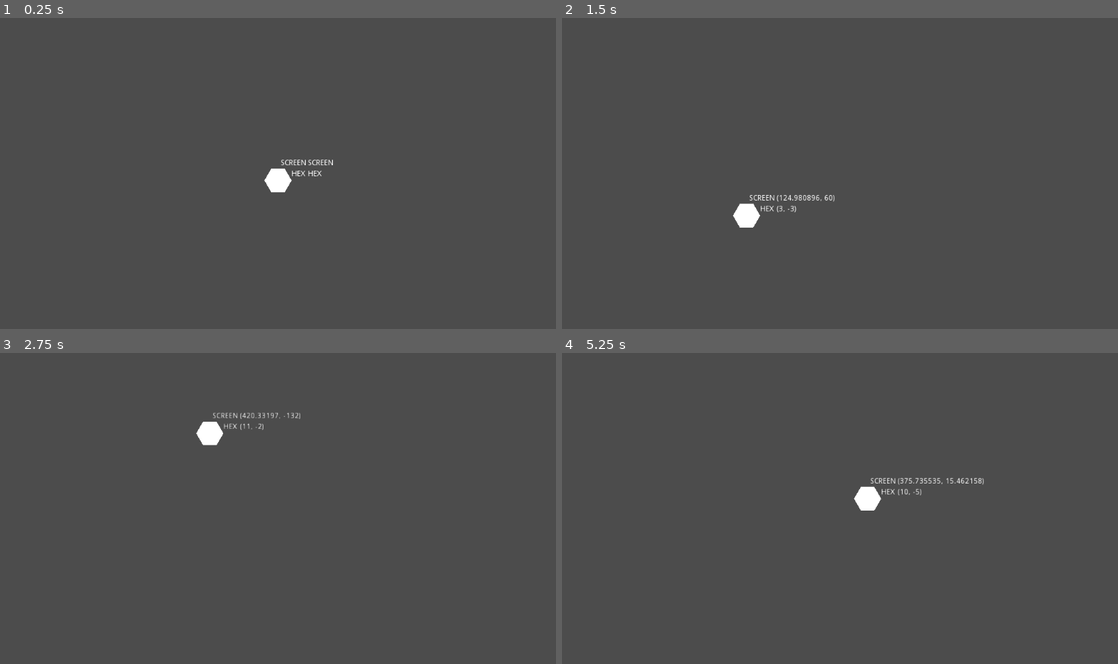
Above: before the commit, frames 1-4 (two rows, left to right).
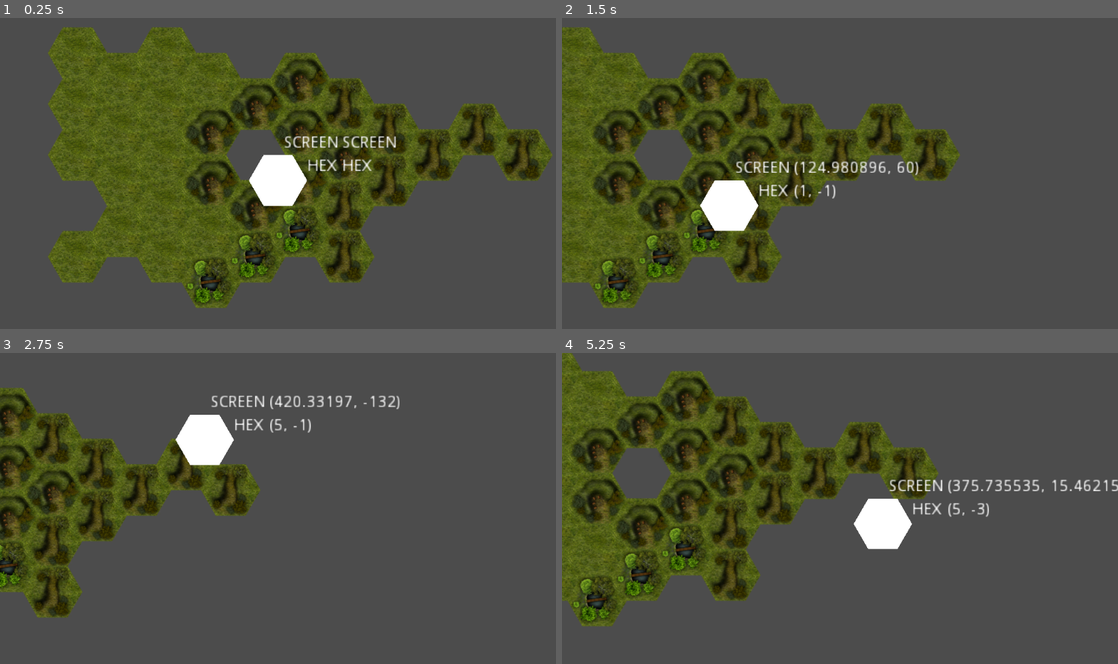
Above: after the commit, the same moments.

Repository: StStep/mutli-hex-battle-godot
Game: Godot game, scene res://demo_2d.tscn
The game is run twice, just before and just after one commit, with the same random seed, the same clock (stepped at 60 frames per second) and the same inputs. This scene is started directly instead of the project's main scene.
Inputs (mouse positions are in pixels of both pictures, inside the frame that each line leads up to):
- Up to frame 1 (0.25 s): no input
- Up to frame 2 (1.5 s): tap Enter at 0.5 s; move the mouse to (962, 164) at 0.52 s; hold Right (ui_right) 0.53-1.25 s; click (962, 164) at 0.67 s; drag from (728, 195) to (812, 245) at 1.27 s
- Up to frame 3 (2.75 s): move the mouse to (333, 443) at 2.02 s; hold Right (ui_right) from 2.03 s (still down)
- Up to frame 4 (5.25 s): release Right (ui_right) at 2.75 s; drag from (812, 580) to (673, 468) at 2.77 s; move the mouse to (1006, 564) at 3.52 s; hold Left (ui_left) 3.53-4.25 s; drag from (673, 468) to (606, 514) at 4.27 s; move the mouse to (867, 514) at 5.02 s; hold Down (ui_down) from 5.03 s (still down); click (867, 514) at 5.17 s

The runs differ from the first frame. In frame 1, 45% of the frame differs, in the area x 8-100%, y 2-94%; in frame 2, 33%; in frame 3, 17%; in frame 4, 32%.

Commit message:
Implemented rough alignement of tileset and hex grid

Diff:
--- a/demo_2d.gd
+++ b/demo_2d.gd
@@ -9,7 +9,7 @@
 
 
 func _ready():
-	HexGrid.hex_scale = Vector2(50, 50)
+	HexGrid.hex_scale = Vector2(107.5, 107.5)
 
 func _unhandled_input(event):
 	if 'position' in event:
--- a/demo_2d.tscn
+++ b/demo_2d.tscn
@@ -1,8 +1,9 @@
-[gd_scene load_steps=5 format=2]
+[gd_scene load_steps=6 format=2]
 
 [ext_resource path="res://demo_2d.gd" type="Script" id=1]
 [ext_resource path="res://addons/carmel4a97.RTS_Camera2D/RTS-Camera2D.gd" type="Script" id=2]
 [ext_resource path="res://addons/carmel4a97.RTS_Camera2D/node_icon.png" type="Texture" id=3]
+[ext_resource path="res://tileset.tres" type="TileSet" id=4]
 
 [sub_resource type="RectangleShape2D" id=1]
 extents = Vector2( 512, 300 )
@@ -18,6 +19,8 @@
 shape = SubResource( 1 )
 
 [node name="Highlight" type="Polygon2D" parent="Area2D"]
+scale = Vector2( 2.15, 2.15 )
+z_index = 1
 polygon = PoolVector2Array( -12.5, 21.6506, 12.5, 21.6506, 25, 0, 12.5, -21.6506, -12.5, -21.6506, -25, 0 )
 
 [node name="Label" type="Label" parent="Area2D/Highlight"]
@@ -26,6 +29,9 @@
 margin_right = 52.0
 margin_bottom = -25.0
 text = "SCREEN"
+__meta__ = {
+"_edit_lock_": true
+}
 
 [node name="AreaCoords" type="Label" parent="Area2D/Highlight"]
 margin_left = 55.0
@@ -33,6 +39,9 @@
 margin_right = 105.0
 margin_bottom = -25.0
 text = "SCREEN"
+__meta__ = {
+"_edit_lock_": true
+}
 
 [node name="Label2" type="Label" parent="Area2D/Highlight"]
 margin_left = 25.0
@@ -40,6 +49,9 @@
 margin_right = 56.0
 margin_bottom = -5.0
 text = "HEX"
+__meta__ = {
+"_edit_lock_": true
+}
 
 [node name="HexCoords" type="Label" parent="Area2D/Highlight"]
 margin_left = 55.0
@@ -47,6 +59,9 @@
 margin_right = 105.0
 margin_bottom = -5.0
 text = "HEX"
+__meta__ = {
+"_edit_lock_": true
+}
 
 [node name="RTS-Camera2D" type="Camera2D" parent="."]
 position = Vector2( 512, 300 )
@@ -55,3 +70,12 @@
 __meta__ = {
 "_editor_icon": ExtResource( 3 )
 }
+
+[node name="TileMap" type="TileMap" parent="."]
+position = Vector2( -3, -46 )
+tile_set = ExtResource( 4 )
+cell_size = Vector2( 82, 94 )
+cell_half_offset = 1
+cell_tile_origin = 1
+format = 1
+tile_data = PoolIntArray( 1, 0, 0, 3, 0, 0, 65537, 0, 0, 65538, 0, 0, 65539, 0, 0, 65540, 0, 0, 65541, 12, 0, 65542, 12, 0, 65543, 13, 0, 131073, 0, 0, 131074, 0, 0, 131075, 0, 0, 131076, 12, 0, 131078, 12, 0, 131079, 12, 0, 131080, 13, 0, 131081, 13, 0, 131082, 13, 0, 131083, 13, 0, 196610, 0, 0, 196611, 0, 0, 196612, 12, 0, 196613, 12, 0, 196614, 12, 0, 196615, 13, 0, 196616, 13, 0, 262145, 0, 0, 262146, 0, 0, 262147, 0, 0, 262148, 0, 0, 262149, 11, 0, 262150, 11, 0, 262151, 13, 0, 327684, 11, 0 )
--- /dev/null
+++ b/tileset.tres
@@ -0,0 +1,239 @@
+[gd_resource type="TileSet" load_steps=27 format=2]
+
+[ext_resource path="res://WWT-01.png" type="Texture" id=1]
+[ext_resource path="res://WWT-02.png" type="Texture" id=2]
+[ext_resource path="res://WWT-11.png" type="Texture" id=3]
+[ext_resource path="res://WWT-12.png" type="Texture" id=4]
+[ext_resource path="res://WWT-13.png" type="Texture" id=5]
+[ext_resource path="res://WWT-14.png" type="Texture" id=6]
+[ext_resource path="res://WWT-15.png" type="Texture" id=7]
+[ext_resource path="res://WWT-16.png" type="Texture" id=8]
+[ext_resource path="res://WWT-17.png" type="Texture" id=9]
+[ext_resource path="res://WWT-18.png" type="Texture" id=10]
+[ext_resource path="res://WWT-19.png" type="Texture" id=11]
+[ext_resource path="res://WWT-20.png" type="Texture" id=12]
+[ext_resource path="res://WWT-03.png" type="Texture" id=13]
+[ext_resource path="res://WWT-21.png" type="Texture" id=14]
+[ext_resource path="res://WWT-22.png" type="Texture" id=15]
+[ext_resource path="res://WWT-23.png" type="Texture" id=16]
+[ext_resource path="res://WWT-24.png" type="Texture" id=17]
+[ext_resource path="res://WWT-25.png" type="Texture" id=18]
+[ext_resource path="res://WWT-26.png" type="Texture" id=19]
+[ext_resource path="res://WWT-04.png" type="Texture" id=20]
+[ext_resource path="res://WWT-05.png" type="Texture" id=21]
+[ext_resource path="res://WWT-06.png" type="Texture" id=22]
+[ext_resource path="res://WWT-07.png" type="Texture" id=23]
+[ext_resource path="res://WWT-08.png" type="Texture" id=24]
+[ext_resource path="res://WWT-09.png" type="Texture" id=25]
+[ext_resource path="res://WWT-10.png" type="Texture" id=26]
+
+[resource]
+
+0/name = "Tile 1"
+0/texture = ExtResource( 1 )
+0/tex_offset = Vector2( 0, 0 )
+0/modulate = Color( 1, 1, 1, 1 )
+0/region = Rect2( 0, 0, 128, 128 )
+0/occluder_offset = Vector2( 0, 0 )
+0/navigation_offset = Vector2( 0, 0 )
+0/shapes = [  ]
+1/name = "Tile 2"
+1/texture = ExtResource( 2 )
+1/tex_offset = Vector2( 0, 0 )
+1/modulate = Color( 1, 1, 1, 1 )
+1/region = Rect2( 0, 0, 128, 128 )
+1/occluder_offset = Vector2( 0, 0 )
+1/navigation_offset = Vector2( 0, 0 )
+1/shapes = [  ]
+2/name = "Tile 3"
+2/texture = ExtResource( 13 )
+2/tex_offset = Vector2( 0, 0 )
+2/modulate = Color( 1, 1, 1, 1 )
+2/region = Rect2( 0, 0, 128, 128 )
+2/occluder_offset = Vector2( 0, 0 )
+2/navigation_offset = Vector2( 0, 0 )
+2/shapes = [  ]
+3/name = "Tile 4"
+3/texture = ExtResource( 20 )
+3/tex_offset = Vector2( 0, 0 )
+3/modulate = Color( 1, 1, 1, 1 )
+3/region = Rect2( 0, 0, 128, 128 )
+3/occluder_offset = Vector2( 0, 0 )
+3/navigation_offset = Vector2( 0, 0 )
+3/shapes = [  ]
+4/name = "Tile 5"
+4/texture = ExtResource( 21 )
+4/tex_offset = Vector2( 0, 0 )
+4/modulate = Color( 1, 1, 1, 1 )
+4/region = Rect2( 0, 0, 128, 128 )
+4/occluder_offset = Vector2( 0, 0 )
+4/navigation_offset = Vector2( 0, 0 )
+4/shapes = [  ]
+5/name = "Tile 6"
+5/texture = ExtResource( 22 )
+5/tex_offset = Vector2( 0, 0 )
+5/modulate = Color( 1, 1, 1, 1 )
+5/region = Rect2( 0, 0, 128, 128 )
+5/occluder_offset = Vector2( 0, 0 )
+5/navigation_offset = Vector2( 0, 0 )
+5/shapes = [  ]
+6/name = "Tile 7"
+6/texture = ExtResource( 23 )
+6/tex_offset = Vector2( 0, 0 )
+6/modulate = Color( 1, 1, 1, 1 )
+6/region = Rect2( 0, 0, 128, 128 )
+6/occluder_offset = Vector2( 0, 0 )
+6/navigation_offset = Vector2( 0, 0 )
+6/shapes = [  ]
+7/name = "Tile 8"
+7/texture = ExtResource( 24 )
+7/tex_offset = Vector2( 0, 0 )
+7/modulate = Color( 1, 1, 1, 1 )
+7/region = Rect2( 0, 0, 128, 128 )
+7/occluder_offset = Vector2( 0, 0 )
+7/navigation_offset = Vector2( 0, 0 )
+7/shapes = [  ]
+8/name = "Tile 9"
+8/texture = ExtResource( 25 )
+8/tex_offset = Vector2( 0, 0 )
+8/modulate = Color( 1, 1, 1, 1 )
+8/region = Rect2( 0, 0, 128, 128 )
+8/occluder_offset = Vector2( 0, 0 )
+8/navigation_offset = Vector2( 0, 0 )
+8/shapes = [  ]
+9/name = "Tile 10"
+9/texture = ExtResource( 26 )
+9/tex_offset = Vector2( 0, 0 )
+9/modulate = Color( 1, 1, 1, 1 )
+9/region = Rect2( 0, 0, 128, 128 )
+9/occluder_offset = Vector2( 0, 0 )
+9/navigation_offset = Vector2( 0, 0 )
+9/shapes = [  ]
+10/name = "Tile 11"
+10/texture = ExtResource( 3 )
+10/tex_offset = Vector2( 0, 0 )
+10/modulate = Color( 1, 1, 1, 1 )
+10/region = Rect2( 0, 0, 128, 128 )
+10/occluder_offset = Vector2( 0, 0 )
+10/navigation_offset = Vector2( 0, 0 )
+10/shapes = [  ]
+11/name = "Tile 12"
+11/texture = ExtResource( 4 )
+11/tex_offset = Vector2( 0, 0 )
+11/modulate = Color( 1, 1, 1, 1 )
+11/region = Rect2( 0, 0, 128, 128 )
+11/occluder_offset = Vector2( 0, 0 )
+11/navigation_offset = Vector2( 0, 0 )
+11/shapes = [  ]
+12/name = "Tile 13"
+12/texture = ExtResource( 5 )
+12/tex_offset = Vector2( 0, 0 )
+12/modulate = Color( 1, 1, 1, 1 )
+12/region = Rect2( 0, 0, 128, 128 )
+12/occluder_offset = Vector2( 0, 0 )
+12/navigation_offset = Vector2( 0, 0 )
+12/shapes = [  ]
+13/name = "Tile 14"
+13/texture = ExtResource( 6 )
+13/tex_offset = Vector2( 0, 0 )
+13/modulate = Color( 1, 1, 1, 1 )
+13/region = Rect2( 0, 0, 128, 128 )
+13/occluder_offset = Vector2( 0, 0 )
+13/navigation_offset = Vector2( 0, 0 )
+13/shapes = [  ]
+14/name = "Tile 15"
+14/texture = ExtResource( 7 )
+14/tex_offset = Vector2( 0, 0 )
+14/modulate = Color( 1, 1, 1, 1 )
+14/region = Rect2( 0, 0, 128, 128 )
+14/occluder_offset = Vector2( 0, 0 )
+14/navigation_offset = Vector2( 0, 0 )
+14/shapes = [  ]
+15/name = "Tile 16"
+15/texture = ExtResource( 8 )
+15/tex_offset = Vector2( 0, 0 )
+15/modulate = Color( 1, 1, 1, 1 )
+15/region = Rect2( 0, 0, 128, 128 )
+15/occluder_offset = Vector2( 0, 0 )
+15/navigation_offset = Vector2( 0, 0 )
+15/shapes = [  ]
+16/name = "Tile 17"
+16/texture = ExtResource( 9 )
+16/tex_offset = Vector2( 0, 0 )
+16/modulate = Color( 1, 1, 1, 1 )
+16/region = Rect2( 0, 0, 128, 128 )
+16/occluder_offset = Vector2( 0, 0 )
+16/navigation_offset = Vector2( 0, 0 )
+16/shapes = [  ]
+17/name = "Tile 18"
+17/texture = ExtResource( 10 )
+17/tex_offset = Vector2( 0, 0 )
+17/modulate = Color( 1, 1, 1, 1 )
+17/region = Rect2( 0, 0, 128, 128 )
+17/occluder_offset = Vector2( 0, 0 )
+17/navigation_offset = Vector2( 0, 0 )
+17/shapes = [  ]
+18/name = "Tile 19"
+18/texture = ExtResource( 11 )
+18/tex_offset = Vector2( 0, 0 )
+18/modulate = Color( 1, 1, 1, 1 )
+18/region = Rect2( 0, 0, 128, 128 )
+18/occluder_offset = Vector2( 0, 0 )
+18/navigation_offset = Vector2( 0, 0 )
+18/shapes = [  ]
+19/name = "Tile 20"
+19/texture = ExtResource( 12 )
+19/tex_offset = Vector2( 0, 0 )
+19/modulate = Color( 1, 1, 1, 1 )
+19/region = Rect2( 0, 0, 128, 128 )
+19/occluder_offset = Vector2( 0, 0 )
+19/navigation_offset = Vector2( 0, 0 )
+19/shapes = [  ]
+20/name = "Tile 21"
+20/texture = ExtResource( 14 )
+20/tex_offset = Vector2( 0, 0 )
+20/modulate = Color( 1, 1, 1, 1 )
+20/region = Rect2( 0, 0, 128, 128 )
+20/occluder_offset = Vector2( 0, 0 )
+20/navigation_offset = Vector2( 0, 0 )
+20/shapes = [  ]
+21/name = "Tile 22"
+21/texture = ExtResource( 15 )
+21/tex_offset = Vector2( 0, 0 )
+21/modulate = Color( 1, 1, 1, 1 )
+21/region = Rect2( 0, 0, 128, 128 )
+21/occluder_offset = Vector2( 0, 0 )
+21/navigation_offset = Vector2( 0, 0 )
+21/shapes = [  ]
+22/name = "Tile 23"
+22/texture = ExtResource( 16 )
+22/tex_offset = Vector2( 0, 0 )
+22/modulate = Color( 1, 1, 1, 1 )
+22/region = Rect2( 0, 0, 128, 128 )
+22/occluder_offset = Vector2( 0, 0 )
+22/navigation_offset = Vector2( 0, 0 )
+22/shapes = [  ]
+23/name = "Tile 24"
+23/texture = ExtResource( 17 )
+23/tex_offset = Vector2( 0, 0 )
+23/modulate = Color( 1, 1, 1, 1 )
+23/region = Rect2( 0, 0, 128, 128 )
+23/occluder_offset = Vector2( 0, 0 )
+23/navigation_offset = Vector2( 0, 0 )
+23/shapes = [  ]
+24/name = "Tile 25"
+24/texture = ExtResource( 18 )
+24/tex_offset = Vector2( 0, 0 )
+24/modulate = Color( 1, 1, 1, 1 )
+24/region = Rect2( 0, 0, 128, 128 )
+24/occluder_offset = Vector2( 0, 0 )
+24/navigation_offset = Vector2( 0, 0 )
+24/shapes = [  ]
+25/name = "Tile 26"
+25/texture = ExtResource( 19 )
+25/tex_offset = Vector2( 0, 0 )
+25/modulate = Color( 1, 1, 1, 1 )
+25/region = Rect2( 0, 0, 128, 128 )
+25/occluder_offset = Vector2( 0, 0 )
+25/navigation_offset = Vector2( 0, 0 )
+25/shapes = [  ]
--- /dev/null
+++ b/tileset_edit.tscn
@@ -0,0 +1,185 @@
+[gd_scene load_steps=27 format=2]
+
+[ext_resource path="res://WWT-01.png" type="Texture" id=1]
+[ext_resource path="res://WWT-02.png" type="Texture" id=2]
+[ext_resource path="res://WWT-03.png" type="Texture" id=3]
+[ext_resource path="res://WWT-04.png" type="Texture" id=4]
+[ext_resource path="res://WWT-05.png" type="Texture" id=5]
+[ext_resource path="res://WWT-06.png" type="Texture" id=6]
+[ext_resource path="res://WWT-07.png" type="Texture" id=7]
+[ext_resource path="res://WWT-08.png" type="Texture" id=8]
+[ext_resource path="res://WWT-09.png" type="Texture" id=9]
+[ext_resource path="res://WWT-10.png" type="Texture" id=10]
+[ext_resource path="res://WWT-11.png" type="Texture" id=11]
+[ext_resource path="res://WWT-12.png" type="Texture" id=12]
+[ext_resource path="res://WWT-13.png" type="Texture" id=13]
+[ext_resource path="res://WWT-14.png" type="Texture" id=14]
+[ext_resource path="res://WWT-15.png" type="Texture" id=15]
+[ext_resource path="res://WWT-16.png" type="Texture" id=16]
+[ext_resource path="res://WWT-17.png" type="Texture" id=17]
+[ext_resource path="res://WWT-18.png" type="Texture" id=18]
+[ext_resource path="res://WWT-19.png" type="Texture" id=19]
+[ext_resource path="res://WWT-20.png" type="Texture" id=20]
+[ext_resource path="res://WWT-21.png" type="Texture" id=21]
+[ext_resource path="res://WWT-22.png" type="Texture" id=22]
+[ext_resource path="res://WWT-23.png" type="Texture" id=23]
+[ext_resource path="res://WWT-24.png" type="Texture" id=24]
+[ext_resource path="res://WWT-25.png" type="Texture" id=25]
+[ext_resource path="res://WWT-26.png" type="Texture" id=26]
+
+[node name="Node2D" type="Node2D"]
+
+[node name="Tile 1" type="Sprite" parent="."]
+
+texture = ExtResource( 1 )
+centered = false
+
+[node name="Tile 2" type="Sprite" parent="."]
+
+position = Vector2( 128, 0 )
+texture = ExtResource( 2 )
+centered = false
+
+[node name="Tile 3" type="Sprite" parent="."]
+
+position = Vector2( 256, 0 )
+texture = ExtResource( 3 )
+centered = false
+
+[node name="Tile 4" type="Sprite" parent="."]
+
+position = Vector2( 384, 0 )
+texture = ExtResource( 4 )
+centered = false
+
+[node name="Tile 5" type="Sprite" parent="."]
+
+position = Vector2( 512, 0 )
+texture = ExtResource( 5 )
+centered = false
+
+[node name="Tile 6" type="Sprite" parent="."]
+
+position = Vector2( 640, 0 )
+texture = ExtResource( 6 )
+centered = false
+
+[node name="Tile 7" type="Sprite" parent="."]
+
+position = Vector2( 768, 0 )
+texture = ExtResource( 7 )
+centered = false
+
+[node name="Tile 8" type="Sprite" parent="."]
+
+position = Vector2( 896, 0 )
+texture = ExtResource( 8 )
+centered = false
+
+[node name="Tile 9" type="Sprite" parent="."]
+
+position = Vector2( 1024, 0 )
+texture = ExtResource( 9 )
+centered = false
+
+[node name="Tile 10" type="Sprite" parent="."]
+
+position = Vector2( 0, 128 )
+texture = ExtResource( 10 )
+centered = false
+
+[node name="Tile 11" type="Sprite" parent="."]
+
+position = Vector2( 128, 128 )
+texture = ExtResource( 11 )
+centered = false
+
+[node name="Tile 12" type="Sprite" parent="."]
+
+position = Vector2( 256, 128 )
+texture = ExtResource( 12 )
+centered = false
+
+[node name="Tile 13" type="Sprite" parent="."]
+
+position = Vector2( 384, 128 )
+texture = ExtResource( 13 )
+centered = false
+
+[node name="Tile 14" type="Sprite" parent="."]
+
+position = Vector2( 512, 128 )
+texture = ExtResource( 14 )
+centered = false
+
+[node name="Tile 15" type="Sprite" parent="."]
+
+position = Vector2( 640, 128 )
+texture = ExtResource( 15 )
+centered = false
+
+[node name="Tile 16" type="Sprite" parent="."]
+
+position = Vector2( 768, 128 )
+texture = ExtResource( 16 )
+centered = false
+
+[node name="Tile 17" type="Sprite" parent="."]
+
+position = Vector2( 896, 128 )
+texture = ExtResource( 17 )
+centered = false
+
+[node name="Tile 18" type="Sprite" parent="."]
+
+position = Vector2( 1024, 128 )
+texture = ExtResource( 18 )
+centered = false
+
+[node name="Tile 19" type="Sprite" parent="."]
+
+position = Vector2( 0, 256 )
+texture = ExtResource( 19 )
+centered = false
+
+[node name="Tile 20" type="Sprite" parent="."]
+
+position = Vector2( 128, 256 )
+texture = ExtResource( 20 )
+centered = false
+
+[node name="Tile 21" type="Sprite" parent="."]
+
+position = Vector2( 256, 256 )
+texture = ExtResource( 21 )
+centered = false
+
+[node name="Tile 22" type="Sprite" parent="."]
+
+position = Vector2( 384, 256 )
+texture = ExtResource( 22 )
+centered = false
+
+[node name="Tile 23" type="Sprite" parent="."]
+
+position = Vector2( 512, 256 )
+texture = ExtResource( 23 )
+centered = false
+
+[node name="Tile 24" type="Sprite" parent="."]
+
+position = Vector2( 640, 256 )
+texture = ExtResource( 24 )
+centered = false
+
+[node name="Tile 25" type="Sprite" parent="."]
+
+position = Vector2( 768, 256 )
+texture = ExtResource( 25 )
+centered = false
+
+[node name="Tile 26" type="Sprite" parent="."]
+
+position = Vector2( 896, 256 )
+texture = ExtResource( 26 )
+centered = false
Binary file added: WWT-01.png
Not shown, added: WWT-01.png.import
Binary file added: WWT-02.png
Not shown, added: WWT-02.png.import
Binary file added: WWT-03.png
Not shown, added: WWT-03.png.import
Binary file added: WWT-04.png
Not shown, added: WWT-04.png.import
Binary file added: WWT-05.png
Not shown, added: WWT-05.png.import
Binary file added: WWT-06.png
Not shown, added: WWT-06.png.import
(and 40 more such lines)
